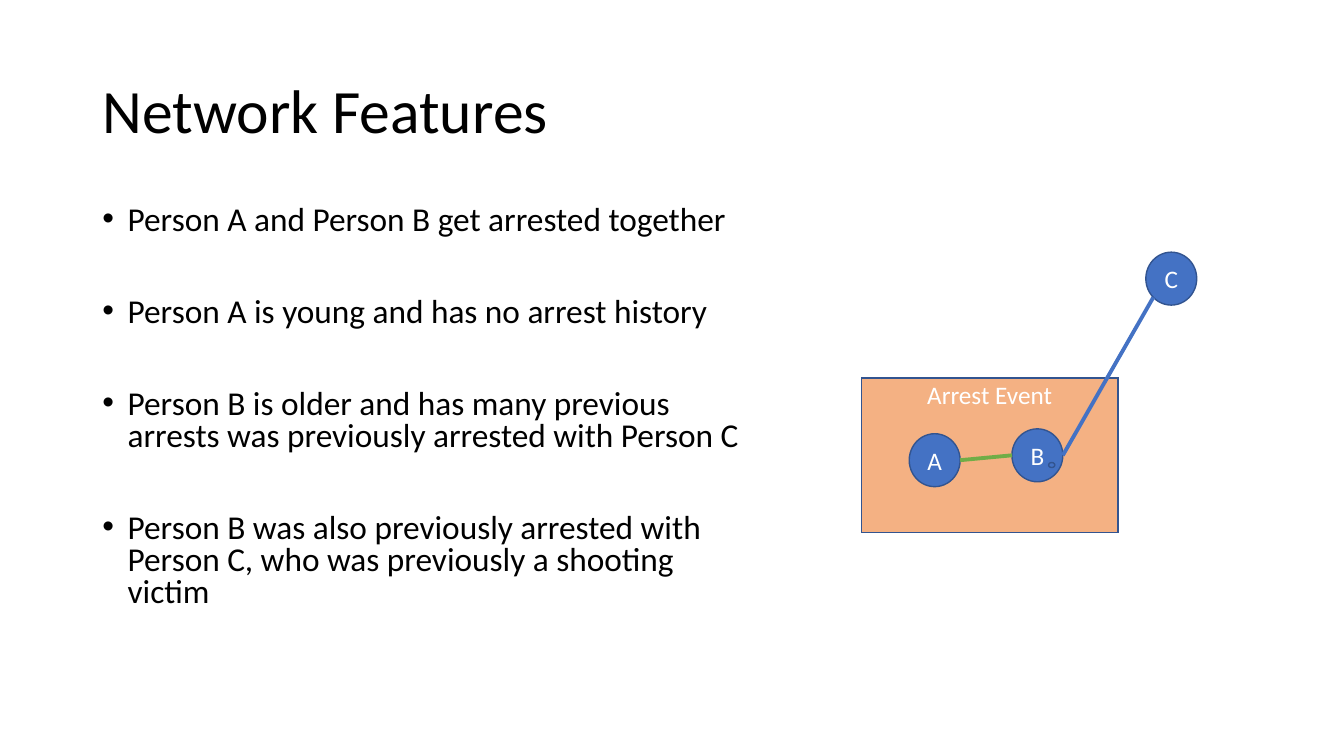
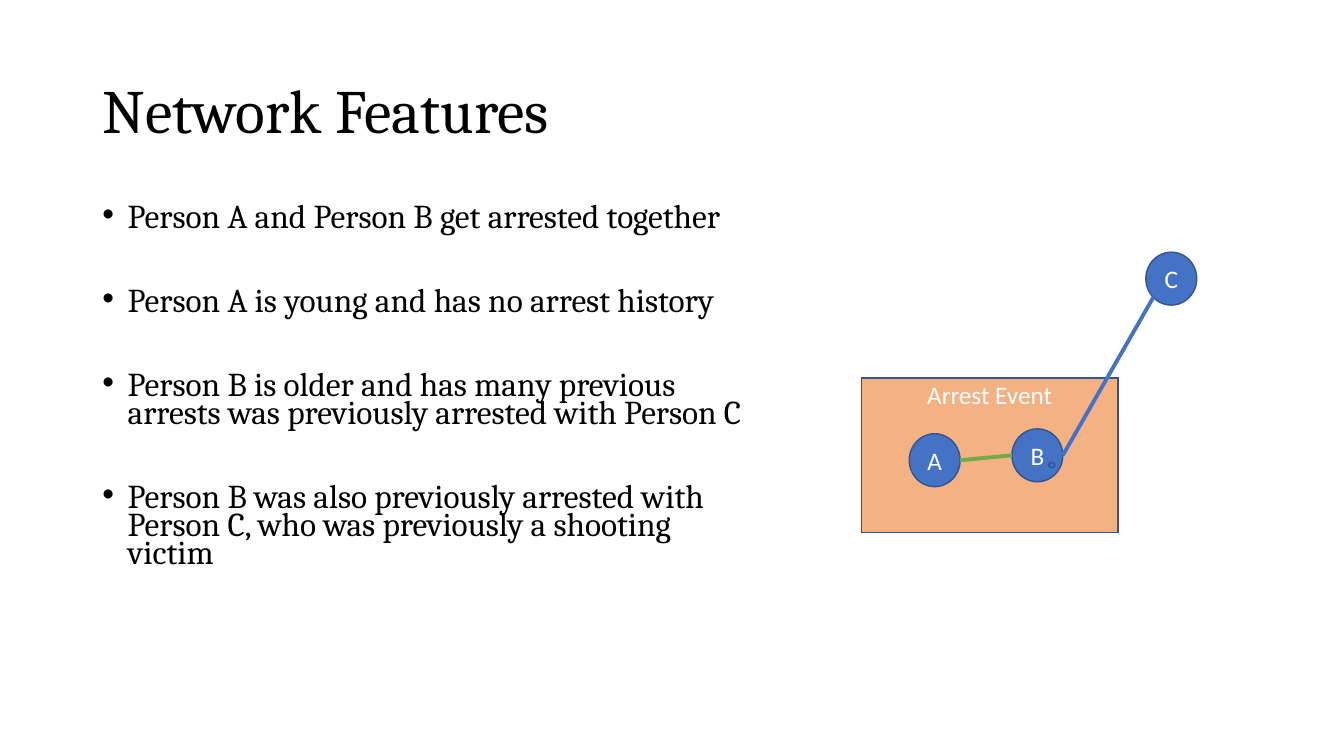
Before and after one commit to zjelveh/zjelveh.github.io, a slide deck: slide 35 of files/inst414_spring2026/lectures/lecture_14.pptx (slide 29 before the commit). Drawn at 1344x756 pixels with LibreOffice and Linux fonts; fonts in the diff are those of the drawing. Boxes give left, top, right and bottom in pixels: in the first picture for what was removed or moved away, otherwise in the second. Text is boxed around its words. In the diff, an @@ line names an element or a change of style, - is before the commit and + after.

```diff
--- a/files/inst414_spring2026/lectures/lecture_14.pptx
+++ b/files/inst414_spring2026/lectures/lecture_14.pptx
@@ title "Network Features" at box(102, 90, 550, 134): font Calibri to Cambria @@
@@ text "Person A and Person B ..." at box(128, 205, 741, 565): font Calibri to Cambria; line spacing 0.8 to 0.7 @@
```
Also in this commit, not shown: 42 other slides changed, 9 slides added, 2 other files.
